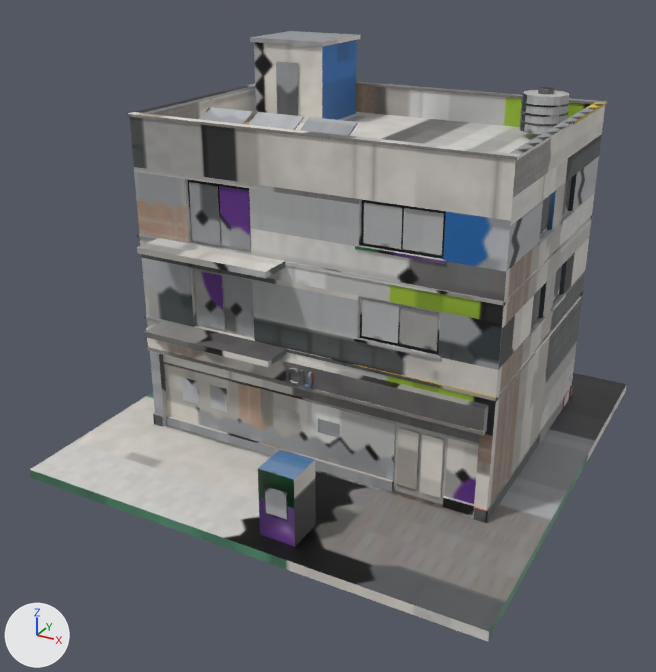
The FBX model cs2_ilsan/CS2Assets/IlsanCU/IlsanCU_LOD2.fbx as it was, and as the next commit left it.
One viewpoint serves both versions: a 50 mm lens placed at (13.11, -25.8, 16.14), pointed at (-0.33, -1.36, 3.92). Arrows for +X, +Y and +Z are at lower left; the lights stay in place. The older version comes first. Where no turn or scale is listed for an object, it has been applied to the vertices.

Names of what the first picture shows: 'IlsanCU_LOD2'.
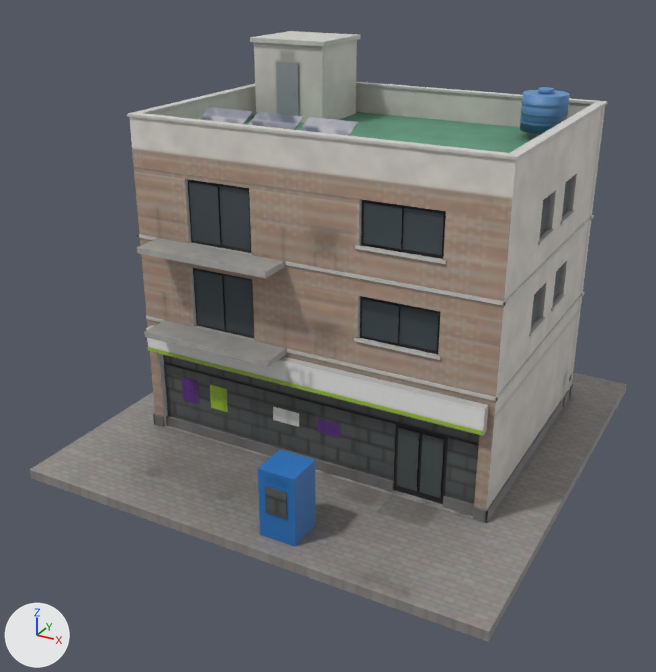
Location of each change, (x1, y1, x2, y2) in pixels of the pictures (656 x 672 px; the box of a moved part takes in the faces that stretch with it):
part 1 of me_ilsancu_lod2, deleted
    before: (286, 368, 299, 386)
part 2 of me_ilsancu_lod2, deleted
    before: (300, 370, 312, 388)
part 3 of me_ilsancu_lod2, moved or reshaped
    both: (521, 90, 568, 115)
part 4 of me_ilsancu_lod2, surface changed
    both: (30, 31, 627, 642)

What the commit changed:
me_ilsancu_lod2 is used by ob_ilsancu_lod2; location (0.0, 0.0, 0.0).
me_ilsancu_lod2 had 1640 vertices, 2493 faces and spanned x -7.9..7.9, y -7.9..7.9, z -0.3..12.9.
me_ilsancu_lod2 now has 1226 vertices, 1876 faces and spans x -7.9..7.9, y -7.9..7.9, z -0.3..12.9.
me_ilsancu_lod2 part 1: the loose piece of 250 vertices spanning x -0.4..0.0, y -3.9..-3.8, z 3.2..3.8 is deleted.
me_ilsancu_lod2 part 2: the loose piece of 164 vertices spanning x 0.1..0.4, y -3.9..-3.8, z 3.2..3.8 is deleted.
Part 3, on me_ilsancu_lod2:
76 faces are deleted.
76 new faces join them.
me_ilsancu_lod2 part 4: 1792 kept faces spanning x -7.9..7.9, y -7.9..7.9, z -0.3..12.9 get new texture (UV) coordinates.
